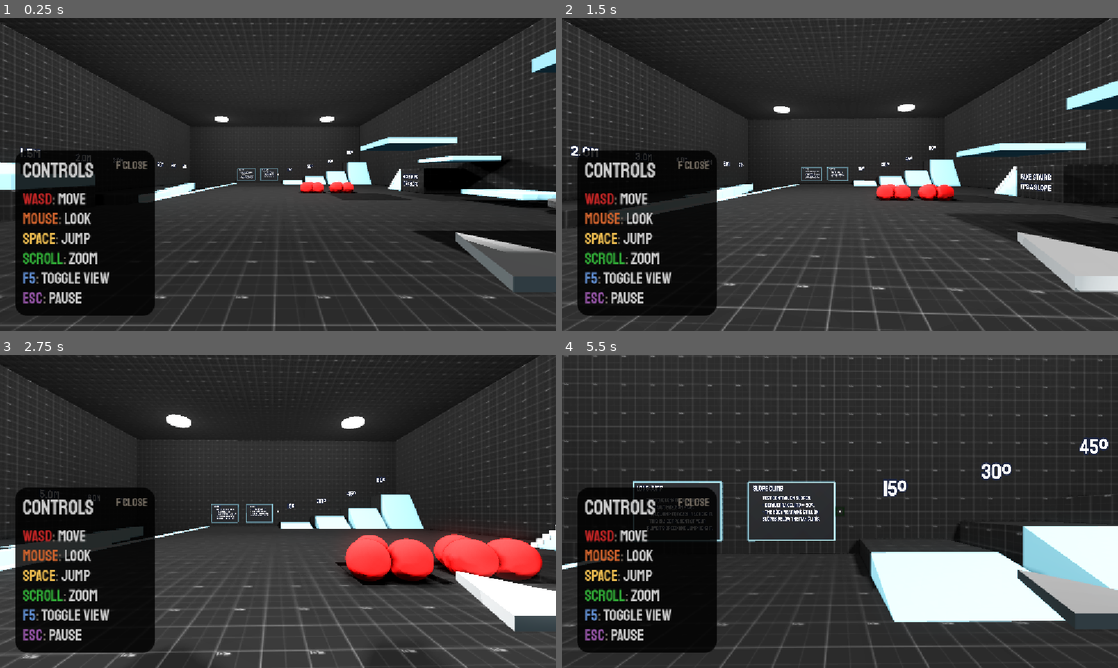
Above: before the commit, frames 1-4 (two rows, left to right).
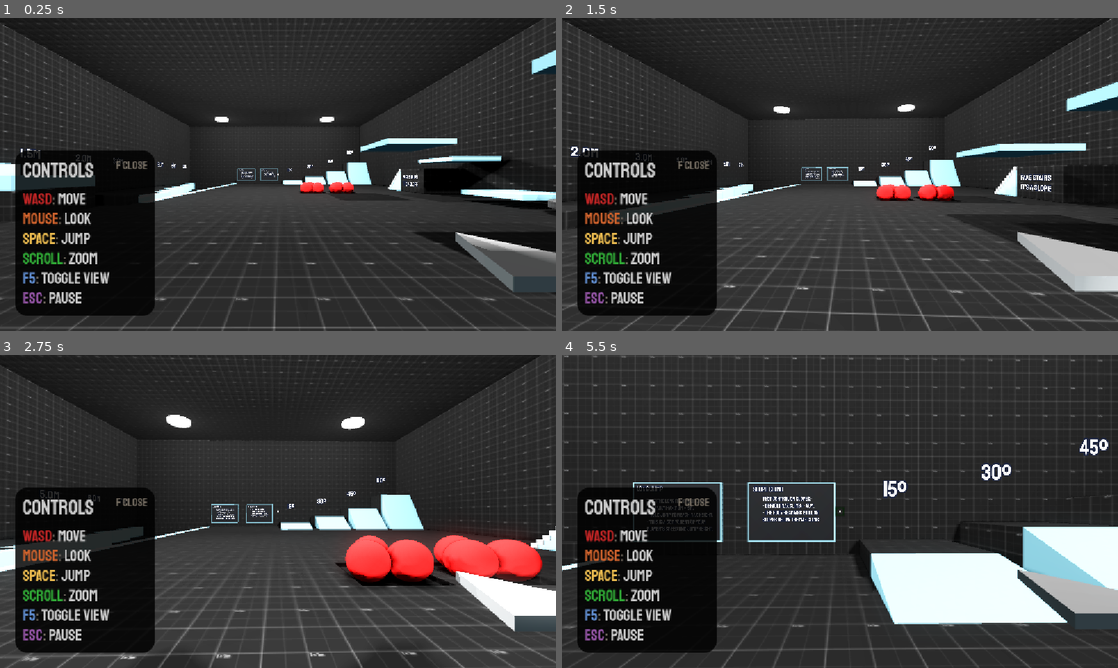
Above: after the commit, the same moments.

Repository: FreeformWave544/Hook-Flow
Game: Godot game, scene res://Scenes/DebugLevel.tscn
The game is run twice, just before and just after one commit, with the same random seed, the same clock (stepped at 60 frames per second) and the same inputs.
Inputs (mouse positions are in pixels of both pictures, inside the frame that each line leads up to):
- Up to frame 1 (0.25 s): no input
- Up to frame 2 (1.5 s): tap Enter (ui_accept) at 0.5 s; move the mouse to (867, 174) at 0.52 s; press the mouse at (867, 174) at 0.53 s; hold W (move_forward) from 0.53 s (still down); tap Space (jump) at 0.77 s; tap E (reel_in) at 0.8, 1.35 s; move the mouse to (812, 174) at 1.27 s; release the mouse at (812, 174) at 1.28 s
- Up to frame 3 (2.75 s): keep holding W (move_forward); tap Space (jump) at 1.52 s; right-click (250, 511) at 1.55 s; move the mouse to (289, 505) at 2.02 s; press the mouse at (289, 505) at 2.03 s; right-click (289, 505) at 2.1 s
- Up to frame 4 (5.5 s): keep holding W (move_forward); move the mouse to (834, 517) at 2.77 s; release the mouse at (834, 517) at 2.78 s; click (834, 517) at 2.85 s; tap Space (jump) at 3.02, 3.77, 4.52 s; tap E (reel_in) at 3.05 s; move the mouse to (878, 514) at 3.52 s; hold E (reel_in) 3.53-4.28 s; right-click (878, 514) at 3.8 s; move the mouse to (795, 508) at 4.27 s; tap Q (reel_out) at 4.35 s; click (795, 508) at 4.55 s; move the mouse to (845, 511) at 5.02 s; hold E (reel_in) from 5.03 s (still down); right-click (845, 511) at 5.1 s

The runs differ from the first frame. In frame 1, 3.4% of the frame differs, in the area x 0-100%, y 1-100%; in frame 2, 3.1%; in frame 3, 3.6%, in the area x 0-100%, y 0-100%; in frame 4, 3.2%.

Commit message:
Attempted (& Failed) A Rope

Diff:
--- a/Player/Player.gd
+++ b/Player/Player.gd
@@ -88,15 +88,25 @@
 
 	if $SmoothCamera/HookCast.is_colliding():
 		if Input.is_action_just_pressed("click"):
+			$SmoothCamera/Rope.show()
+			$SmoothCamera/Rope.global_position = $SmoothCamera.global_position
+			$SmoothCamera/Rope.global_position.z -= 0.1
+			var pin = $SmoothCamera/Rope.newest_rope.get_child(1).duplicate()
+			$SmoothCamera/Rope.add_child(pin, true)
+			pin.global_position = $SmoothCamera/Rope.newest_rope.global_position
+			pin.global_position.y -= 0.3
+			pin.node_a = $SmoothCamera/Rope.newest_rope.get_path()
+			pin.node_b = $HookIndicator.get_path()
+			print($SmoothCamera/Rope.newest_rope.get_child(1).node_b)
 			hook_pos = $SmoothCamera/HookCast.get_collision_point()
 			hook_len = global_position.distance_to(hook_pos)
 			swinging = true
 		UserInterface.hide_can_hook(false)
 	else: UserInterface.hide_can_hook(true)
 
-	if Input.is_action_pressed("reel_in"): hook_len -= reel_speed * delta
+	if Input.is_action_pressed("reel_in") and hook_len >= 1.0: hook_len -= reel_speed * delta
 	if Input.is_action_pressed("reel_out"): hook_len += reel_speed * delta
-	if Input.is_action_just_pressed("release"): swinging = false ; hook_pos = Vector3.ZERO
+	if Input.is_action_just_pressed("release"): swinging = false ; hook_pos = Vector3.ZERO ; $SmoothCamera/Rope.hide()
 	var direction = get_movement_direction()
 
 	if swinging:
--- a/Player/Player.tscn
+++ b/Player/Player.tscn
@@ -4,6 +4,7 @@
 [ext_resource type="Script" uid="uid://b7nyxacglos44" path="res://Player/SmoothCamera.gd" id="2_e12si"]
 [ext_resource type="AudioStream" uid="uid://c4prdjc6y4kw2" path="res://GDTVAssetPack/Audio/jump.ogg" id="3_wfp7i"]
 [ext_resource type="AudioStream" uid="uid://ds5ewrd6b3tip" path="res://GDTVAssetPack/Audio/tap.ogg" id="4_0mhnh"]
+[ext_resource type="PackedScene" uid="uid://birbexa1o7hka" path="res://Player/rope.tscn" id="5_8g4oa"]
 
 [sub_resource type="Animation" id="Animation_i4k0q"]
 resource_name = "Idle"
@@ -175,9 +176,9 @@
 radial_segments = 16
 rings = 8
 
-[sub_resource type="CapsuleShape3D" id="CapsuleShape3D_t7spk"]
+[sub_resource type="CapsuleShape3D" id="CapsuleShape3D_8g4oa"]
 radius = 0.45
-height = 1.85
+height = 1.9
 
 [sub_resource type="SeparationRayShape3D" id="SeparationRayShape3D_v6a6g"]
 
@@ -226,7 +227,6 @@
 [sub_resource type="StandardMaterial3D" id="StandardMaterial3D_6ysni"]
 render_priority = 1
 transparency = 1
-no_depth_test = true
 shading_mode = 0
 albedo_color = Color(0.30980393, 0, 0, 1)
 grow = true
@@ -256,6 +256,9 @@
 radial_segments = 4
 rings = 1
 
+[sub_resource type="SphereShape3D" id="SphereShape3D_8g4oa"]
+radius = 0.1
+
 [node name="Player" type="CharacterBody3D" unique_id=532502944 groups=["Player"]]
 floor_max_angle = 0.872665
 script = ExtResource("1_12if5")
@@ -291,7 +294,7 @@
 draw_pass_1 = SubResource("SphereMesh_v6snp")
 
 [node name="CollisionShape3D" type="CollisionShape3D" parent="." unique_id=801098150]
-shape = SubResource("CapsuleShape3D_t7spk")
+shape = SubResource("CapsuleShape3D_8g4oa")
 
 [node name="CameraTarget" type="Node3D" parent="." unique_id=2412687]
 transform = Transform3D(1, 0, 0, 0, 1, 0, 0, 0, 1, 0, 0.57, 0)
@@ -314,6 +317,10 @@
 [node name="HookCast" type="RayCast3D" parent="SmoothCamera" unique_id=1871503805]
 target_position = Vector3(0, 0, -10)
 
+[node name="Rope" parent="SmoothCamera" unique_id=738457895 instance=ExtResource("5_8g4oa")]
+transform = Transform3D(1, 0, 0, 0, -4.371139e-08, 1, 0, -1, -4.371139e-08, 0, 0.5, -0.6)
+visible = false
+
 [node name="AnimationTree" type="AnimationTree" parent="." unique_id=1852701404]
 root_node = NodePath("../BasePivot")
 tree_root = SubResource("AnimationNodeBlendSpace2D_e0dl0")
@@ -345,10 +352,15 @@
 material_override = SubResource("StandardMaterial3D_ddoul")
 mesh = SubResource("PrismMesh_ddoul")
 
-[node name="HookIndicator" type="Node3D" parent="." unique_id=213266400]
+[node name="HookIndicator" type="StaticBody3D" parent="." unique_id=1965478327]
 visible = false
+collision_layer = 128
+collision_mask = 128
 
 [node name="MeshInstance3D" type="MeshInstance3D" parent="HookIndicator" unique_id=1315283944]
 mesh = SubResource("SphereMesh_6ysni")
 
+[node name="CollisionShape3D" type="CollisionShape3D" parent="HookIndicator" unique_id=1017190127]
+shape = SubResource("SphereShape3D_8g4oa")
+
 [connection signal="timeout" from="Audio/FootstepTimer" to="." method="_on_footstep_timer_timeout"]
--- /dev/null
+++ b/Player/rope.gd
@@ -0,0 +1,16 @@
+extends Node3D
+
+@export var segments := 5
+var newest_rope
+func _ready() -> void:
+	for i in range(segments):
+		newest_rope = get_child(i)
+		if not newest_rope or newest_rope is not RigidBody3D: continue
+		var new = newest_rope.duplicate()
+		add_child(new, true)
+		new.position.y -= 0.3
+		var pin
+		for p in new.get_children():
+			if p is PinJoint3D: pin = p
+		pin.node_a = newest_rope.get_path()
+		pin.node_b = new.get_path()
--- /dev/null
+++ b/Player/rope.tscn
@@ -0,0 +1,45 @@
+[gd_scene format=3 uid="uid://birbexa1o7hka"]
+
+[ext_resource type="Script" uid="uid://ey4ll4j2pq78" path="res://Player/rope.gd" id="1_2pfw4"]
+
+[sub_resource type="PhysicsMaterial" id="PhysicsMaterial_8m1ff"]
+
+[sub_resource type="CylinderShape3D" id="CylinderShape3D_8m1ff"]
+height = 0.3
+radius = 0.015
+
+[sub_resource type="CylinderMesh" id="CylinderMesh_8m1ff"]
+top_radius = 0.01
+bottom_radius = 0.01
+height = 0.3
+
+[sub_resource type="SphereShape3D" id="SphereShape3D_8m1ff"]
+radius = 0.01
+
+[node name="Rope" type="StaticBody3D" unique_id=2124603556]
+top_level = true
+collision_layer = 128
+collision_mask = 128
+script = ExtResource("1_2pfw4")
+
+[node name="RigidBody3D" type="RigidBody3D" parent="." unique_id=1452310473]
+transform = Transform3D(1, 0, 0, 0, 1, 0, 0, 0, 1, 0, 0.1, 0)
+collision_layer = 128
+collision_mask = 128
+physics_material_override = SubResource("PhysicsMaterial_8m1ff")
+
+[node name="CollisionShape3D" type="CollisionShape3D" parent="RigidBody3D" unique_id=74330075]
+transform = Transform3D(1, 0, 0, 0, 1, 0, 0, 0, 1, 0, 0.2, 0)
+shape = SubResource("CylinderShape3D_8m1ff")
+
+[node name="MeshInstance3D" type="MeshInstance3D" parent="RigidBody3D/CollisionShape3D" unique_id=1844555590]
+mesh = SubResource("CylinderMesh_8m1ff")
+
+[node name="PinJoint3D" type="PinJoint3D" parent="RigidBody3D" unique_id=591479984]
+transform = Transform3D(1, 0, 0, 0, 1, 0, 0, 0, 1, 0, 0.35, 0)
+node_a = NodePath("../..")
+node_b = NodePath("..")
+
+[node name="CollisionShape3D" type="CollisionShape3D" parent="." unique_id=1989573999]
+transform = Transform3D(1, 0, 0, 0, 1, 0, 0, 0, 1, 0, 0.5, 0)
+shape = SubResource("SphereShape3D_8m1ff")
--- a/project.godot
+++ b/project.godot
@@ -127,6 +127,10 @@
 ]
 }
 
+[layer_names]
+
+3d_physics/layer_8="Rope"
+
 [physics]
 
 3d/physics_engine="Jolt Physics"
Not shown, added: Player/rope.gd.uid
